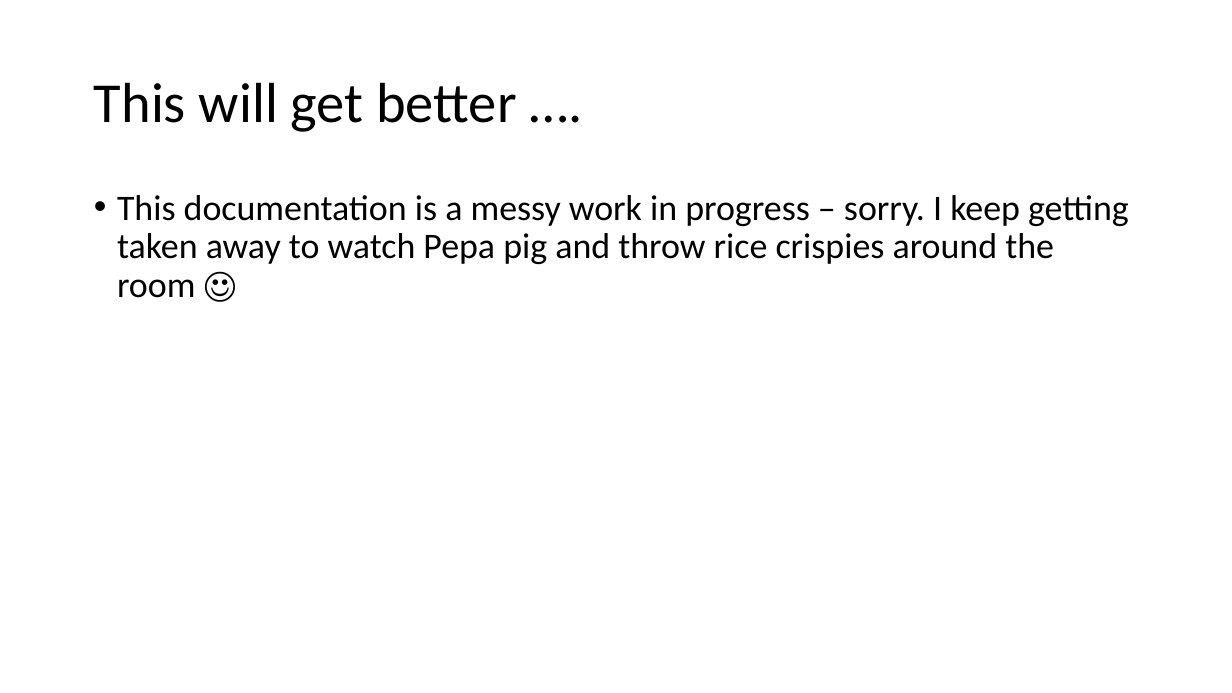
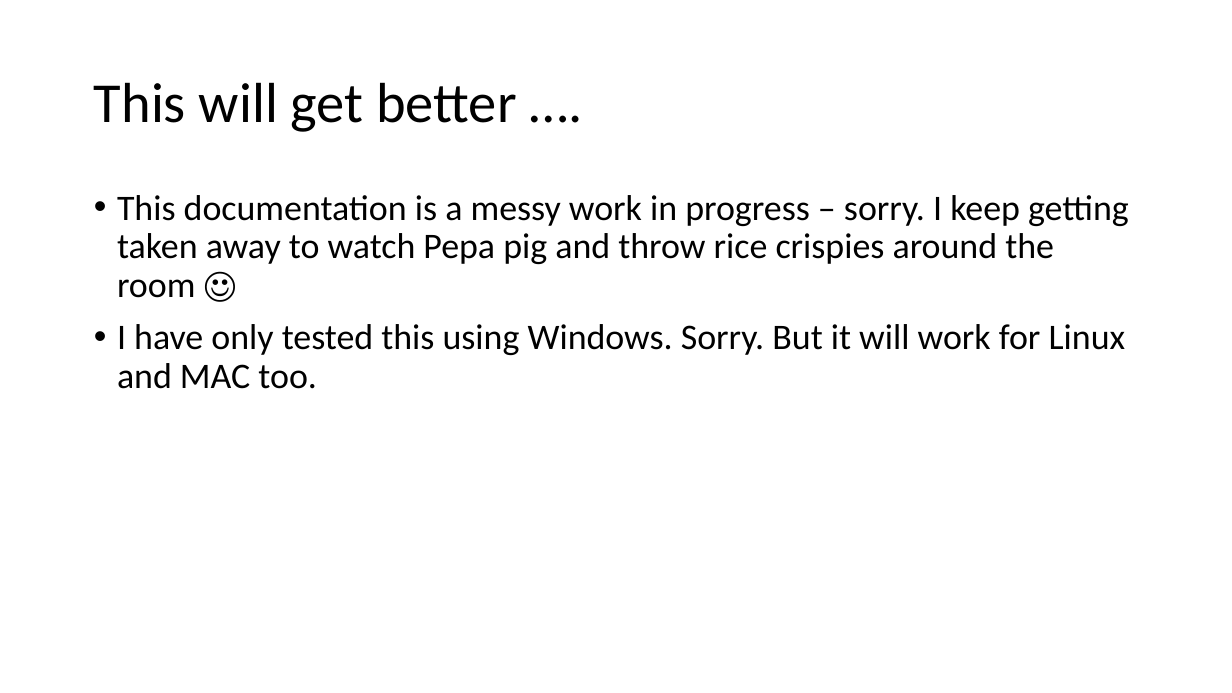
Before and after one commit to peterthorpe5/How_to_use_Kennedy_HPC, a slide deck: slide 2 of kenedy_getting_started-V1.pptx. Drawn at 1232x693 pixels with LibreOffice and Linux fonts; fonts in the diff are those of the drawing. Boxes give left, top, right and bottom in pixels: in the first picture for what was removed or moved away, otherwise in the second. Text is boxed around its words. In the diff, an @@ line names an element or a change of style, - is before the commit and + after.

```diff
--- a/kenedy_getting_started-V1.pptx
+++ b/kenedy_getting_started-V1.pptx
@@ text at [117,324,1126,389]: paragraph added @@
+• I have only tested this using Windows. Sorry. But it will work for Linux and MAC too.
```
Also in this commit, not shown: 7 other slides changed.
